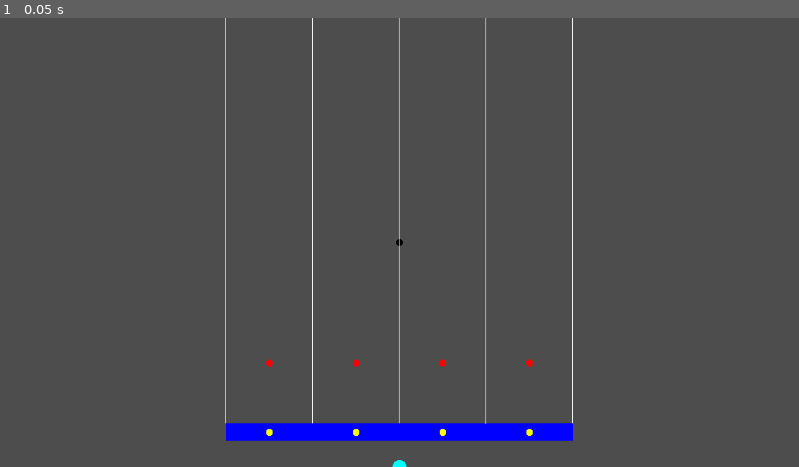
Above: before the commit, frame 1.
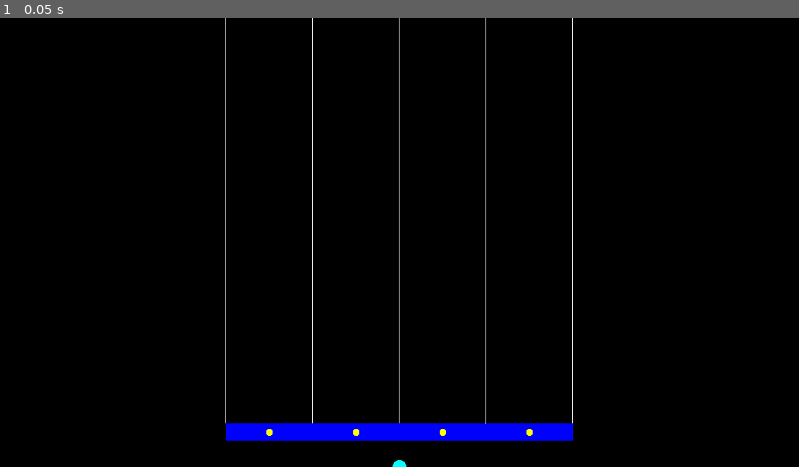
Above: after the commit, the same moment.

Repository: NothermanVEVO/June
Game: Godot game, scene res://Main.tscn
Same seed, same stepped clock (60 frames per second), same inputs: the game is played once before the commit and once after it.
Inputs:
- Up to frame 1 (0.05 s): no input

The runs differ from the first frame. In frame 1, 98% of the frame differs, in the area x 0-100%, y 0-100%.

Commit message:
2025/09/09 - 001
- The MusicPlayer has a time before the music starts.
- The NoteHolder counts if a note was pressed or breaked.
- Created a method to get the hit point of the note.

Diff:
--- a/beat-the-beat/Gear/Gear.gd
+++ b/beat-the-beat/Gear/Gear.gd
@@ -62,10 +62,9 @@
 func _editor_process() -> void:
 	var long_notes = get_long_notes(Song.get_time(), Song.get_time() + MAX_TIME_Y())
 
-	for note in _last_visible_long_notes:
-		if not note in long_notes:
-			note.visible = false
-			_last_visible_long_notes.erase(note)
+	for long_note in _last_visible_long_notes:
+		if not long_note in long_notes:
+			long_note.visible = false
 
 	for long_note in long_notes:
 		long_note.visible = true
--- a/beat-the-beat/Gear/Note Holder/NoteHolder.gd
+++ b/beat-the-beat/Gear/Note Holder/NoteHolder.gd
@@ -7,7 +7,6 @@
 var _notes : Array[Note]
 
 static var width : float = 0.0
-const max_note_distance : float = 100.0
 
 var _pos_x := 0.0
 static var _hit_zone_y : float = -50.0 # SET THE POSITION OF THE HITZONE #NOTE
@@ -17,6 +16,10 @@
 var _last_visible_notes : Array[Note] = []
 
 var _key_pressed_gradient := KeyPressedGradient.new()
+
+var _currently_note_idx : int = 0
+
+const MAX_TIME_HIT : float = 0.5 # THE MAXIMUM HIT RANGE
 
 signal changed_note
 
@@ -32,24 +35,36 @@
 	queue_redraw() #TODO REMOVE THIS LATER, FOR THE SAKE OF GOD
 
 func _physics_process(_delta: float) -> void:
-	#if _notes:
 	match Gear.mode:
 		Gear.Mode.PLAYER:
 			_player_process()
 		Gear.Mode.EDITOR:
 			_editor_process()
 
-	#if _notes: # NOTE REDO
-		#if _notes[0].global_position.y > global_position.y + max_note_distance:
-			#print("BREAK")
-			#_notes[0].state = Note.State.BREAK
-			#_notes[0].visible = false
-			##_notes[0].queue_free()
-			##_notes.remove_at(0)
-
 func _player_process() -> void:
+	if not _notes:
+		return
+
+	if _currently_note_idx < _notes.size():
+		if _notes[_currently_note_idx].get_time() < Song.get_time() - MAX_TIME_HIT:
+			_notes[_currently_note_idx].state = Note.State.BREAK
+			print("BREAK")
+			_currently_note_idx += 1
+
+	var time : float
+
+	if MusicPlayer.get_current_time() >= MusicPlayer.TIME_TO_START:
+		time = Song.get_time()
+	else:
+		time = MusicPlayer.get_current_time() - MusicPlayer.TIME_TO_START
+
 	if Input.is_action_just_pressed(_note_action):
-		_hit()
+		_key_pressed_gradient.key_just_pressed()
+		_hit(time)
+	elif Input.is_action_just_released(_note_action):
+		_key_pressed_gradient.key_just_released()
+
+	display_notes(time)
 
 func _editor_process() -> void:
 	if Input.is_action_just_pressed(_note_action):
@@ -58,7 +73,9 @@
 		_key_pressed_gradient.key_just_released()
 
 	var time : float = Song.get_time()
-
+	display_notes(time)
+
+func display_notes(time : float) -> void:
 	var note_size_time = get_time_pos_y(float(Note.height) / 2, Gear.get_max_size_y() + float(Note.height) / 2, float(Note.height) + float(Note.height) / 2, 0, Gear.MAX_TIME_Y())
 
 	var notes := get_notes(time - note_size_time, time + Gear.MAX_TIME_Y() + note_size_time / 2)
@@ -68,7 +85,9 @@
 			note.visible = false
 
 	for note in notes:
-		note.visible = true
+		note.visible = note.state == Note.State.TO_HIT
+		if not note.visible:
+			continue
 		note.position.x = -width / 2
 		note.position.y = -get_local_pos_y_correct(float(Note.height) / 2, Gear.get_max_size_y() + float(Note.height) / 2, note.get_time(), time, time + Gear.MAX_TIME_Y())
 
@@ -89,54 +108,84 @@
 
 	_last_visible_notes = notes
 
-func _hit() -> void: # NOTE REDO
-	#if _notes:
-		#if abs(_notes[0].global_position.y + (Note.height / 2) - global_position.y) <= max_note_distance:
-			#print(_calculate_round_precision(_notes[0]))
-			#_notes[0].state = Note.State.HITTED
-			#_notes[0].visible = false
-			#_notes[0].queue_free()
-			#_notes.remove_at(0)
-	pass
-
-func _calculate_difference(note : Note) -> float:
-	var note_pos = -(note.global_position.y + (float(Note.height) / 2) - global_position.y)
-	var result = (note_pos - max_note_distance) / (-max_note_distance) * 100
-	return result if result <= 100.0 else (result - 200)
-
-func _calculate_round_precision(note : Note) -> int:
-	var difference = _calculate_difference(note)
-	var value = sign(difference)  # 1 ou -1
-	difference *= value
-
-	if difference > 90.0:
-		return 100 * value
-	elif difference > 80.0:
+func _hit(time : float) -> void:
+	if _currently_note_idx >= _notes.size():
+		return
+	if _notes[_currently_note_idx].get_time() >= time - MAX_TIME_HIT and _notes[_currently_note_idx].get_time() <= time + MAX_TIME_HIT:
+		_notes[_currently_note_idx].state = Note.State.HITTED
+		#print(time)
+		#print(_notes[_currently_note_idx].get_time())
+		_calculate_difference(time, _notes[_currently_note_idx].get_time())
+		print("----------------")
+		_currently_note_idx += 1
+		#print("nothing")
+
+func _calculate_difference(time : float, note_time : float):
+	var difference : float = Global.get_percentage_between(time, time + MAX_TIME_HIT, note_time) * 100
+	var value : int = sign(difference)
+	difference = abs(abs(difference) - 100)
+	print(difference)
+	print(_calculate_round_precision(difference, value))
+
+func _calculate_round_precision(difference : float, value : int) -> int:
+	if difference >= 92.5:
+		return 100
+	elif difference >= 82.5 and difference < 92.5:
 		return 90 * value
-	elif difference > 70.0:
+	elif difference >= 72.5 and difference < 82.5:
 		return 80 * value
-	elif difference > 60.0:
+	elif difference >= 62.5 and difference < 72.5:
 		return 70 * value
-	elif difference > 50.0:
+	elif difference >= 52.5 and difference < 62.5:
 		return 60 * value
-	elif difference > 40.0:
+	elif difference >= 42.5 and difference < 52.5:
 		return 50 * value
-	elif difference > 30.0:
+	elif difference >= 32.5 and difference < 42.5:
 		return 40 * value
-	elif difference > 20.0:
+	elif difference >= 22.5 and difference < 32.5:
 		return 30 * value
-	elif difference > 10.0:
+	elif difference >= 12.5 and difference < 22.5:
 		return 20 * value
-	elif difference > 1.0:
-		return 10
-	else:
+	elif difference >= 5.0 and difference < 12.5:
+		return 10 * value
+	elif difference >= 2.5 and difference < 5.0:
+		return 1 * value
+	elif difference >= 0.0 and difference < 2.5:
 		return 0
-
-#func add_note() -> void:
-	#var note = Note.new()
-	#note.global_position.y -= get_viewport_rect().size.y
-	#_notes.append(note)
-	#add_child(note)
+	return 0
+
+#func _calculate_difference(note : Note) -> float:
+	#var note_pos = -(note.global_position.y + (float(Note.height) / 2) - global_position.y)
+	#var result = (note_pos - max_note_distance) / (-max_note_distance) * 100
+	#return result if result <= 100.0 else (result - 200)
+
+#func _calculate_round_precision(note : Note) -> int:
+	#var difference = _calculate_difference(note)
+	#var value = sign(difference)  # 1 ou -1
+	#difference *= value
+#
+	#if difference > 90.0:
+		#return 100 * value
+	#elif difference > 80.0:
+		#return 90 * value
+	#elif difference > 70.0:
+		#return 80 * value
+	#elif difference > 60.0:
+		#return 70 * value
+	#elif difference > 50.0:
+		#return 60 * value
+	#elif difference > 40.0:
+		#return 50 * value
+	#elif difference > 30.0:
+		#return 40 * value
+	#elif difference > 20.0:
+		#return 30 * value
+	#elif difference > 10.0:
+		#return 20 * value
+	#elif difference > 1.0:
+		#return 10
+	#else:
+		#return 0
 
 func add_note(note : Note, validate_note : bool = false) -> void:
 	var low := 0
@@ -263,8 +312,8 @@
 	draw_line(Vector2(pos_x, pos_y), Vector2(pos_x, pos_y - Gear.get_max_size_y() + float(Note.height) / 2), Color.WHITE)
 	draw_line(Vector2(pos_x + width, pos_y), Vector2(pos_x + width, pos_y - Gear.get_max_size_y() + float(Note.height) / 2), Color.WHITE)
 	draw_circle(pos, 5, Color.YELLOW)
-	draw_circle(Vector2(pos.x, pos.y - max_note_distance),
-		5, Color.RED)
+	#draw_circle(Vector2(pos.x, pos.y - max_note_distance),
+		#5, Color.RED)
 
 static func get_time_pos_y(min_pos_y : float, max_pos_y : float, pos_y : float, min_time : float, max_time : float) -> float:
 	var percentage = Global.get_percentage_between(min_pos_y, max_pos_y, pos_y)
--- a/beat-the-beat/Main.tscn
+++ b/beat-the-beat/Main.tscn
@@ -13,7 +13,6 @@
 _song_resource_path = "C:\\Users\\yagon\\AppData\\Roaming\\Beat the Beat\\songs\\Brutal, acabou pro beta\\song_map.json"
 
 [node name="ColorRect" type="ColorRect" parent="."]
-visible = false
 layout_mode = 1
 anchors_preset = 15
 anchor_right = 1.0
--- a/beat-the-beat/Music Player/MusicPlayer.gd
+++ b/beat-the-beat/Music Player/MusicPlayer.gd
@@ -3,6 +3,8 @@
 class_name MusicPlayer
 
 @export var _song_resource_path : String
+@export var _gear_type : Gear.Type = Gear.Type.FOUR_KEYS
+@export var _difficulty : SongMap.Difficulty
 var _song_resource : SongResource
 
 @onready var video : VideoStreamPlayer = $VideoStreamPlayer
@@ -15,27 +17,28 @@
 
 var _gear : Gear
 
+static var _current_time : float = 0.0
+const TIME_TO_START : float = 4.0
+
 func _ready() -> void:
-	if _song_resource_path:
-		load_song_resource(_song_resource_path)
-	Song.play()
-	video.play()
-	_gear = Gear.new(Gear.Type.FOUR_KEYS, Gear.Mode.EDITOR, false, size.y)
+	_gear = Gear.new(Gear.Type.FOUR_KEYS, Gear.Mode.PLAYER, false, size.y)
+	Gear.set_speed(5)
 	add_child(_gear)
 	_gear.position.x = size.x / 2
 	_gear.position.y = size.y
-	# TEMP ===========
-	#_gear = Gear.new(Gear.Type.SIX_KEYS)
-	#add_child(_gear)
-	# TEMP ===========
-	pass
+
+	if _song_resource_path:
+		_load_song_resource(_song_resource_path)
+	_load_song_map()
 
 func _physics_process(_delta: float) -> void:
-	#if Input.is_action_just_pressed("ui_accept"):
-		#_gear.add_note_at(0)
-	pass
+	_current_time += _delta
+	if _current_time >= TIME_TO_START:
+		Song.play()
+		video.play()
+		set_physics_process(false)
 
-func load_song_resource(path : String):  ##TODO MAKE A BETTER THING HERE TO RETURN FROM THE GAME
+func _load_song_resource(path : String):  ##TODO MAKE A BETTER THING HERE TO RETURN FROM THE GAME
 	if not FileAccess.file_exists(path):
 		print("Arquivo não existe")
 		return
@@ -64,5 +67,25 @@
 				image_texture = Loader.load_image(_song_resource.image)
 				image.texture = image_texture
 
+func _load_song_map() -> void:
+	if not _song_resource:
+		print("n foi song resource")
+		return
+	if not _gear:
+		print("N foi _gear")
+		return
+	for s_map in _song_resource.song_maps:
+		if s_map.difficulty == _difficulty and s_map.gear_type == _gear_type:
+			print("achou")
+			song_map = s_map
+			break
+	for note in song_map.notes:
+		_gear.add_note_at(note.idx, note.to_note(Gear.Mode.PLAYER))
+	for long_note in song_map.long_notes:
+		_gear.add_long_note(long_note.to_long_note())
+
+static func get_current_time() -> float:
+	return _current_time
+
 func _draw() -> void:
 	draw_circle(get_viewport_rect().size / 2, 5, Color.BLACK)
